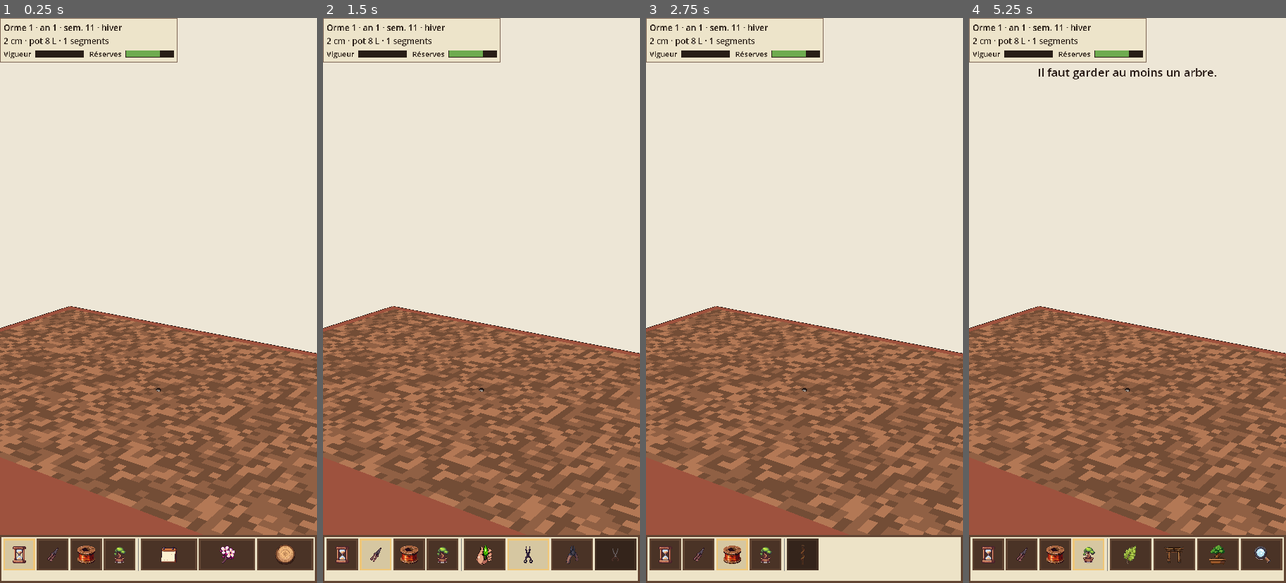
Above: before the commit, frames 1-4 (left to right).
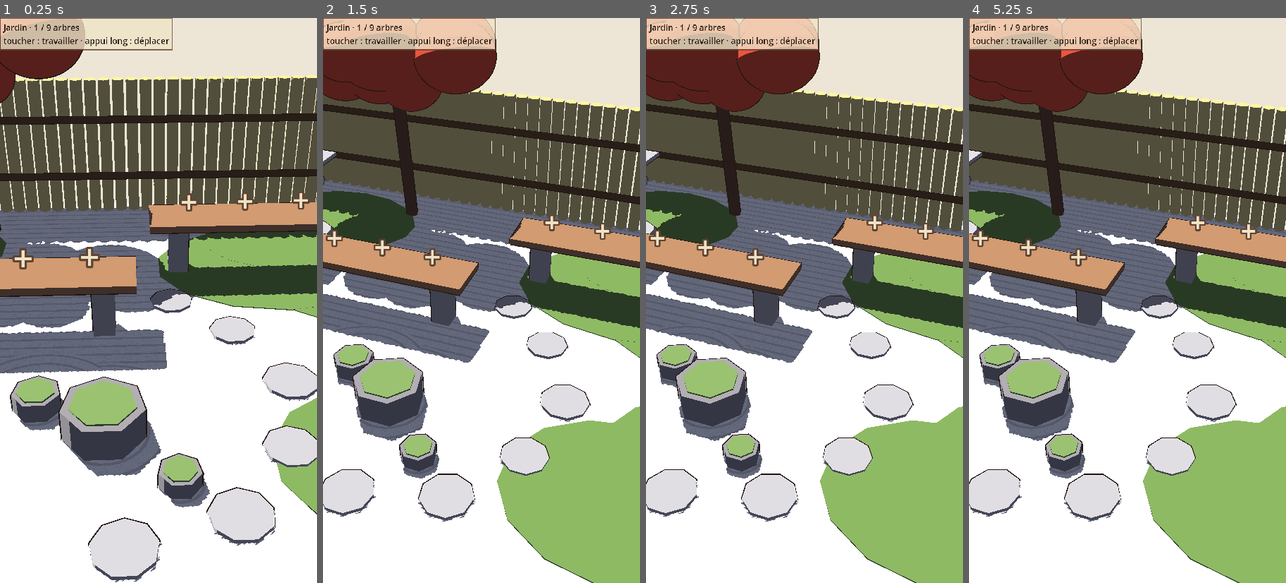
Above: after the commit, the same moments.

Repository: Ankool29/bonzai
Game: Godot game, scene res://scenes/main.tscn
The game is run twice, just before and just after one commit, with the same random seed, the same clock (stepped at 60 frames per second) and the same inputs.
Inputs (mouse positions are in pixels of both pictures, inside the frame that each line leads up to):
- Up to frame 1 (0.25 s): no input
- Up to frame 2 (1.5 s): click (342, 554) at 0.52 s; click (376, 554) at 1.27 s
- Up to frame 3 (2.75 s): click (731, 554) at 2.02 s
- Up to frame 4 (5.25 s): click (1089, 554) at 2.77 s; click (1175, 554) at 3.52 s; click (1251, 68) at 4.25 s, where only the run before the commit has a clickable "Suppr."; click (1127, 537) at 5 s, where only the run before the commit has a clickable "Fermer"

The runs differ from the first frame. In frame 1, 90% of the frame differs, in the area x 0-100%, y 0-100%; in frame 2, 92%; in frame 3, 92%; in frame 4, 92%.

Commit message:
Étape 22 : jardin d'exposition japonais (9 places, toucher pour travailler, appui long pour déplacer)
Co-Authored-By: Claude Opus 5.5 <noreply@anthropic.com>
Claude-Session: https://claude.ai/code/session_01MAppfJEzF7Td7hJP7q14tM

Diff:
--- /dev/null
+++ b/scripts/exhibit.gd
@@ -0,0 +1,187 @@
+class_name Exhibit
+extends Node3D
+## Jardin d'exposition (étape 22) : cour japonaise vue de trois quarts, 9 emplacements pour les bonsaïs.
+## Inspiré du jardin du musée du bonsaï d'Omiya : gravier ratissé, pierres moussues, pas japonais,
+## palissade de bambou, lanterne, tsukubai, tablettes (tana) et socle d'honneur.
+
+const STONES := [Vector3(0.6, -1.6, 0.42), Vector3(1.3, -1.2, 0.25), Vector3(-0.1, -2.3, 0.2)]  # x, z, rayon
+const TANAS := [Vector3(-1.6, 1.7, 3.0), Vector3(1.9, 0.2, 3.0)]  # x, z, longueur
+const TANA_TOP := 0.81
+const HONOR := Vector3(-2.9, 0.55, -1.6)  # dessus du tronçon d'honneur
+
+var slots: Array[Vector3] = []   # dessus de chaque emplacement
+var nodes := {}                  # emplacement -> arbre dessiné (cache)
+var plus := {}                   # emplacement -> « + »
+
+
+func _init() -> void:
+	for t in TANAS:
+		for i in 4:
+			slots.append(Vector3(t.x + (i - 1.5) * t.z / 4.0, TANA_TOP, t.y))
+	slots.append(HONOR)
+	_decor()
+	for s in slots.size():
+		var l := Label3D.new()
+		l.text = "+"
+		l.font_size = 160
+		l.outline_size = 40
+		l.pixel_size = 0.0025
+		l.modulate = Color(0.94, 0.89, 0.78)
+		l.outline_modulate = Color(0.38, 0.27, 0.2)
+		l.billboard = BaseMaterial3D.BILLBOARD_ENABLED
+		l.no_depth_test = true
+		l.position = slots[s] + Vector3(0, 0.2, 0)
+		add_child(l)
+		plus[s] = l
+
+
+## (Re)dessine l'arbre d'un emplacement, à sa date ; gardé tel quel jusqu'au prochain appel.
+func show_tree(s: int, sim: TreeSim) -> void:
+	clear(s)
+	var n := Node3D.new()
+	var m := TreeMesh.build(sim, PackedInt32Array(), sim.week, sim.week, true)
+	var mats := [TreeMesh.bark_material(sim), TreeMesh.toon(0, Color.WHITE, false, 2), TreeMesh.toon(0, Color.WHITE, false, 2)]
+	mats[1].set_shader_parameter("autumn_color", sim.autumn_color)
+	mats[2].set_shader_parameter("deciduous", false)
+	for k in 3:
+		var mi := MeshInstance3D.new()
+		mi.mesh = m[k]
+		mi.material_override = mats[k]
+		TreeMesh.set_time(mats[k], sim.week, sim.week, sim.week)
+		n.add_child(mi)
+	var kp := pow(sim.pot_volume / 8.0, 1.0 / 3.0)  # même pot que l'écran de travail
+	var b := BoxMesh.new()
+	b.size = Vector3(0.32, 0.05, 0.22) * kp
+	_mesh(n, b, TreeMesh.toon(0, Color(0.55, 0.28, 0.2), true), Vector3(0, -0.026 * kp, 0))
+	var pl := PlaneMesh.new()
+	pl.size = Vector2(0.3, 0.2) * kp
+	_mesh(n, pl, TreeMesh.toon(3, Color(0.5, 0.33, 0.22)), Vector3(0, 0.0005, 0))
+	n.set_meta("dy", 0.051 * kp)  # le pot repose sur l'emplacement
+	add_child(n)
+	nodes[s] = n
+	place(s)
+
+
+func clear(s: int) -> void:
+	if nodes.has(s):
+		nodes[s].queue_free()
+		nodes.erase(s)
+	plus[s].visible = true
+
+
+## Échange le contenu de deux emplacements (arbres dessinés compris).
+func swap(a: int, b: int) -> void:
+	var na: Node3D = nodes.get(a)
+	var nb: Node3D = nodes.get(b)
+	nodes.erase(a)
+	nodes.erase(b)
+	if na:
+		nodes[b] = na
+	if nb:
+		nodes[a] = nb
+	place(a)
+	place(b)
+
+
+## Remet l'arbre d'un emplacement à sa place (après l'avoir soulevé) ; montre le « + » s'il est libre.
+func place(s: int) -> void:
+	plus[s].visible = not nodes.has(s)
+	if nodes.has(s):
+		nodes[s].position = slots[s] + Vector3(0, nodes[s].get_meta("dy"), 0)
+
+
+func _mesh(parent: Node3D, mesh: Mesh, mat: Material, pos: Vector3) -> MeshInstance3D:
+	var mi := MeshInstance3D.new()
+	mi.mesh = mesh
+	mi.material_override = mat
+	mi.position = pos
+	parent.add_child(mi)
+	return mi
+
+
+func _cyl(r: float, h: float, c: Color, pos: Vector3, seg := 10, outline := true) -> MeshInstance3D:
+	var m := CylinderMesh.new()
+	m.top_radius = r
+	m.bottom_radius = r
+	m.height = h
+	m.radial_segments = seg
+	m.rings = 1
+	return _mesh(self, m, _mat(c, outline), pos + Vector3(0, h / 2.0, 0))
+
+
+func _box(size: Vector3, c: Color, pos: Vector3) -> MeshInstance3D:
+	var m := BoxMesh.new()
+	m.size = size
+	return _mesh(self, m, _mat(c, true), pos + Vector3(0, size.y / 2.0, 0))
+
+
+## Matériau du décor : contour plus épais que celui des arbres, le jardin se voit de loin.
+func _mat(c: Color, outline: bool) -> ShaderMaterial:
+	var m := TreeMesh.toon(0, c, outline)
+	if outline:
+		m.next_pass.set_shader_parameter("width", 0.012)
+	return m
+
+
+func _decor() -> void:
+	var rng := RandomNumberGenerator.new()  # décor toujours le même, sans toucher au hasard des arbres
+	rng.seed = 4
+	# gravier ratissé : lignes droites, ondes autour des pierres (motif 5 du shader)
+	var g := PlaneMesh.new()
+	g.size = Vector2(10, 8)
+	var gm := TreeMesh.toon(5, Color(0.84, 0.82, 0.75))
+	gm.set_shader_parameter("stones", PackedVector3Array(STONES))
+	_mesh(self, g, gm, Vector3.ZERO)
+	# îlots de mousse aux bords irréguliers
+	for mo in [[-2.9, -1.6, 1.5], [-2.2, 2.0, 1.9], [3.2, 2.2, 1.4], [3.6, -2.5, 1.0]]:
+		for j in 3:
+			var c := _cyl(mo[2] * rng.randf_range(0.6, 0.85), 0.01 + j * 0.002, Color(0.38, 0.48, 0.24), Vector3(mo[0], 0, mo[1]), 14, false)
+			c.position += Vector3(rng.randf_range(-0.4, 0.4), 0, rng.randf_range(-0.4, 0.4)) * mo[2]
+			c.scale = Vector3(rng.randf_range(0.9, 1.2), 1, rng.randf_range(0.7, 0.95))
+	# pas japonais
+	for p in [Vector2(1.2, -3.6), Vector2(0.4, -3.0), Vector2(-0.6, -2.7), Vector2(-1.2, -1.9), Vector2(-1.4, -0.9), Vector2(-0.9, 0.1), Vector2(-0.2, 0.8)]:
+		_cyl(rng.randf_range(0.22, 0.3), 0.04, Color(0.59, 0.57, 0.53), Vector3(p.x, 0, p.y), 9)
+	# trois pierres moussues
+	for s in STONES:
+		_cyl(s.z, s.z * 0.85, Color(0.47, 0.45, 0.42), Vector3(s.x, 0, s.y), 7)
+		_cyl(s.z * 0.8, 0.02, Color(0.41, 0.5, 0.27), Vector3(s.x, s.z * 0.85, s.y), 7, false)
+	# palissade de bambou au fond
+	for i in 48:
+		_cyl(0.1, 2.1, Color(0.7, 0.63, 0.38), Vector3(-5.0 + i * 0.21, 0, 3.8), 6, false)
+	for y in [0.6, 1.5]:
+		_box(Vector3(10, 0.08, 0.08), Color(0.36, 0.27, 0.17), Vector3(0, y, 3.62))
+	# lanterne de pierre
+	var ls := Color(0.6, 0.58, 0.54)
+	var lp := Vector3(3.6, 0, 1.6)
+	_cyl(0.32, 0.18, ls, lp, 6)
+	_cyl(0.12, 0.8, ls, lp + Vector3(0, 0.18, 0), 6)
+	_box(Vector3(0.42, 0.1, 0.42), ls, lp + Vector3(0, 0.98, 0))
+	_box(Vector3(0.3, 0.32, 0.3), Color(0.93, 0.84, 0.59), lp + Vector3(0, 1.08, 0))
+	_box(Vector3(0.76, 0.06, 0.76), ls, lp + Vector3(0, 1.4, 0))
+	_cyl(0.12, 0.22, ls, lp + Vector3(0, 1.46, 0), 6)
+	# tsukubai et son bambou verseur
+	var tp := Vector3(3.5, 0, -2.5)
+	_cyl(0.4, 0.45, Color(0.51, 0.49, 0.46), tp, 10)
+	_cyl(0.3, 0.02, Color(0.27, 0.38, 0.42), tp + Vector3(0, 0.44, 0), 10, false)
+	_cyl(0.05, 0.8, Color(0.67, 0.59, 0.35), tp + Vector3(0.9, 0, 0.2), 5)
+	var spout := _cyl(0.035, 0.8, Color(0.67, 0.59, 0.35), tp + Vector3(0.5, 0.62, 0.1), 5)
+	spout.rotation = Vector3(0, -0.25, PI / 2 - 0.2)
+	spout.position.y = 0.66
+	# érable du jardin (momiji) au fond
+	var tr := _cyl(0.1, 2.4, Color(0.36, 0.26, 0.18), Vector3(2.5, 0, 3.0), 8)
+	tr.rotation.z = -0.06
+	for i in 12:
+		var sp := SphereMesh.new()
+		var r := rng.randf_range(0.45, 0.75)
+		sp.radius = r
+		sp.height = r * 1.7
+		_mesh(self, sp, _mat(Color(0.73, 0.28, 0.19), true),
+				Vector3(2.5 + rng.randf_range(-1.3, 1.3), 2.6 + rng.randf_range(-0.3, 0.6), 3.0 + rng.randf_range(-0.6, 0.4)))
+	# tablettes d'exposition : planche de bois sur deux poteaux de pierre
+	for t in TANAS:
+		for k in [-0.42, 0.42]:
+			_box(Vector3(0.26, 0.72, 0.26), Color(0.55, 0.53, 0.49), Vector3(t.x + k * t.z, 0, t.y))
+		_box(Vector3(t.z + 0.3, 0.09, 0.7), Color(0.55, 0.4, 0.27), Vector3(t.x, 0.72, t.y))
+	# socle d'honneur : tronçon de bois sur l'îlot de mousse
+	_cyl(0.42, HONOR.y, Color(0.45, 0.32, 0.21), Vector3(HONOR.x, 0, HONOR.z), 12)
+	_cyl(0.4, 0.004, Color(0.69, 0.55, 0.38), Vector3(HONOR.x, HONOR.y, HONOR.z), 12, false)
--- a/scripts/garden.gd
+++ b/scripts/garden.gd
@@ -7,6 +7,8 @@
 var trees: Array[TreeSim] = []
 var names: Array[String] = []
 var ids: Array[int] = []
+var slots: Array[int] = []   # emplacement de chaque arbre dans le jardin d'exposition (0 à SLOTS - 1)
+const SLOTS := 9
 var current := 0
 var next_id := 1
 
@@ -27,16 +29,18 @@
 		trees.append(t)
 		ids.append(d["ids"][k])
 		names.append(d["names"][k])
+		slots.append(d["slots"][k] if d.has("slots") else k)  # anciennes sauvegardes : places dans l'ordre
 	current = clampi(current, 0, maxi(trees.size() - 1, 0))
 
 
-## Nouvel arbre, mis en pot début mars de l'année 1 ; devient l'arbre ouvert.
-func add(species: Dictionary) -> void:
+## Nouvel arbre à l'emplacement donné, mis en pot début mars de l'année 1 ; devient l'arbre ouvert.
+func add(species: Dictionary, slot: int) -> void:
 	var t := TreeSim.new()
 	t.reset(randi(), species)
 	trees.append(t)
 	ids.append(next_id)
 	names.append("%s %d" % [t.name.split(" ")[0], next_id])
+	slots.append(slot)
 	next_id += 1
 	current = trees.size() - 1
 	save_tree(current)
@@ -48,13 +52,19 @@
 	trees.remove_at(i)
 	ids.remove_at(i)
 	names.remove_at(i)
+	slots.remove_at(i)
 	current = clampi(current if current < i else current - 1, 0, trees.size() - 1)
 	save_index()
 
 
 func save_index() -> void:
 	var f := FileAccess.open(INDEX, FileAccess.WRITE)
-	f.store_var({"current": current, "next_id": next_id, "ids": ids, "names": names})
+	f.store_var({"current": current, "next_id": next_id, "ids": ids, "names": names, "slots": slots})
+
+
+## Arbre posé sur un emplacement, -1 s'il est libre.
+func at(slot: int) -> int:
+	return slots.find(slot)
 
 
 func save_tree(i: int) -> void:
--- a/scripts/main.gd
+++ b/scripts/main.gd
@@ -6,7 +6,16 @@
 
 var garden := Garden.new()
 var sim: TreeSim             # arbre ouvert
-var garden_panel: PanelContainer   # panneau plein écran : jardin ou rempotage
+var garden_panel: PanelContainer   # panneau plein écran : nouvel arbre ou rempotage
+var exhibit := Exhibit.new()       # jardin d'exposition (étape 22)
+var in_garden := false             # vue du jardin ; sinon écran de travail de l'arbre ouvert
+var sun := DirectionalLight3D.new()
+var max_dist := 2.0                # recul maximal de la caméra
+var press_ms := 0                  # début du toucher (appui long)
+var lifted := -1                   # emplacement de l'arbre soulevé, -1 si aucun
+var pending_open := -1             # emplacement à ouvrir quand la caméra a fini de s'approcher
+var remove_ms := 0                 # premier appui sur « Retirer » (confirmation)
+var gauges: HBoxContainer
 var pot_mi := MeshInstance3D.new()
 var soil_mi := MeshInstance3D.new()
 var wood_mi := MeshInstance3D.new()
@@ -88,12 +97,12 @@
 	var we := WorldEnvironment.new()
 	we.environment = env
 	world.add_child(we)
-	var sun := DirectionalLight3D.new()
 	sun.rotation_degrees = Vector3(-55, 35, 0)
 	sun.light_energy = 1.1
 	sun.shadow_enabled = false  # pas d'ombres pendant le travail (chauffe) ; elles serviront à l'exposition
 	sun.directional_shadow_max_distance = 3.0  # ombres nettes sur la petite scène
 	world.add_child(sun)
+	world.add_child(exhibit)
 	world.add_child(wood_mi)
 	world.add_child(leaves_mi)
 	leaves_mi.material_override = TreeMesh.toon(0, Color.WHITE, false, 2)
@@ -118,8 +127,8 @@
 	_build_ui()
 	garden.load_all()
 	if garden.trees.is_empty():
-		garden.add(Species.ELM)
-	_open(garden.current)
+		garden.add(Species.ELM, Garden.SLOTS - 1)  # premier arbre sur le socle d'honneur
+	_enter_garden()
 
 
 ## Pot rectangulaire en terre cuite, terre d'akadama en granulés.
@@ -217,7 +226,7 @@
 	info = Label.new()
 	info.add_theme_font_size_override("font_size", int(19 * ui_scale))
 	tbox.add_child(info)
-	var gauges := HBoxContainer.new()  # jauges de vigueur et de réserves
+	gauges = HBoxContainer.new()  # jauges de vigueur et de réserves
 	tbox.add_child(gauges)
 	for k in 2:
 		var l := Label.new()
@@ -270,9 +279,10 @@
 		b.add_theme_stylebox_override("normal", _box(ORANGE, GOLD))
 		b.add_theme_stylebox_override("hover", _box(ORANGE, GOLD))
 	_button(pages[3], "Feuilles", _toggle_leaves, "feuilles")
-	_button(pages[3], "Jardin", _show_garden, "jardin")
+	_button(pages[3], "Jardin", _enter_garden, "jardin")
 	_button(pages[3], "Rempoter", _show_repot, "rempoter")
 	_button(pages[3], "Recentrer", _recenter, "recentrer")
+	_button(pages[3], "Retirer", _remove, "retirer")
 	_tab(0)
 	# Chargement : une feuille qui tourne au milieu de l'écran pendant le calcul de la période.
 	loader = Polygon2D.new()
@@ -342,60 +352,137 @@
 	garden_panel.visible = true
 
 
-## Jardin : une ligne par arbre (toucher pour l'ouvrir, « Suppr. » deux fois pour le supprimer),
-## puis les boutons pour mettre un nouvel arbre en pot.
-func _show_garden() -> void:
+## Jardin d'exposition : tous les arbres à leur place, ombres actives ; seul l'arbre retravaillé est redessiné.
+func _enter_garden() -> void:
 	if _busy():
 		return
+	_clear_cut()
+	for i in garden.trees.size():
+		if not exhibit.nodes.has(garden.slots[i]) or garden.trees[i] == sim:
+			exhibit.show_tree(garden.slots[i], garden.trees[i])
+	if sim and not in_garden:
+		target += exhibit.slots[garden.slots[garden.current]]  # même vue : l'arbre a repris sa place
+	in_garden = true
+	_mode()
+	_garden_info()
+	goal_target = Vector3(0, 0.6, 0)
+	goal_dist = 9.0
+	gliding = true
+
+
+## Écran de travail de l'arbre posé sur l'emplacement s.
+func _work(s: int) -> void:
+	target -= exhibit.slots[s]  # l'arbre de travail est à l'origine
+	in_garden = false
+	_mode()
+	_open(garden.at(s))
+
+
+func _mode() -> void:
+	exhibit.visible = in_garden
+	for n in [wood_mi, leaves_mi, needles_mi, pot_mi, soil_mi, overlay]:
+		n.visible = not in_garden
+	panel.visible = not in_garden
+	gauges.visible = not in_garden
+	sun.shadow_enabled = in_garden  # ombres seulement à l'exposition (chauffe)
+	sun.directional_shadow_max_distance = 16.0 if in_garden else 3.0
+	max_dist = 14.0 if in_garden else 2.0
+	cam.near = 0.05 if in_garden else 0.005  # précision de profondeur sur toute la cour
+
+
+func _garden_info() -> void:
+	info.text = "Jardin · %d / %d arbres\ntoucher : travailler · appui long : déplacer" % [garden.trees.size(), Garden.SLOTS]
+
+
+## Emplacement sous le doigt (le pot ou l'arbre), -1 si aucun.
+func _slot_at(pos: Vector2) -> int:
+	var best := -1
+	var bd := 70.0 * ui_scale
+	for s in exhibit.slots.size():
+		var i := garden.at(s)
+		var p: Vector3 = exhibit.slots[s]
+		var q := p + Vector3(0, garden.trees[i].height() if i >= 0 and s != lifted else 0.25, 0)
+		if cam.is_position_behind(p) or cam.is_position_behind(q):
+			continue
+		var d := Geometry2D.get_closest_point_to_segment(pos, cam.unproject_position(p), cam.unproject_position(q)).distance_to(pos)
+		if d < bd:
+			bd = d
+			best = s
+	return best
+
+
+## Toucher dans le jardin : la caméra s'approche de l'arbre puis passe au travail ; un « + » propose un nouvel arbre.
+func _garden_tap(pos: Vector2) -> void:
+	var s := _slot_at(pos)
+	if s < 0:
+		return
+	var i := garden.at(s)
+	if i < 0:
+		_show_add(s)
+		return
+	var h := garden.trees[i].height()
+	goal_target = exhibit.slots[s] + Vector3(0, maxf(0.05, h * 0.45), 0)
+	goal_dist = maxf(0.35, h * 1.6)
+	gliding = true
+	pending_open = s
+
+
+## L'arbre soulevé suit le doigt, un peu au-dessus des tablettes.
+func _carry(pos: Vector2) -> void:
+	var o := cam.project_ray_origin(pos)
+	var d := cam.project_ray_normal(pos)
+	if d.y > -0.01:
+		return
+	exhibit.nodes[lifted].position = o + d * ((0.95 - o.y) / d.y)
+
+
+## Dépose l'arbre soulevé sur l'emplacement visé ; échange si la place est prise.
+func _drop(pos: Vector2) -> void:
+	var src := lifted
+	lifted = -1
+	var s := _slot_at(pos)
+	if s < 0 or s == src:
+		exhibit.place(src)
+		return
+	var b := garden.at(s)
+	garden.slots[garden.at(src)] = s
+	if b >= 0:
+		garden.slots[b] = src
+	exhibit.swap(src, s)
+	garden.save_index()
+
+
+func _show_add(s: int) -> void:
 	for c in garden_panel.get_children():
 		c.queue_free()
 	var box := VBoxContainer.new()
+	box.alignment = BoxContainer.ALIGNMENT_CENTER
 	garden_panel.add_child(box)
-	var top := Control.new()
-	top.custom_minimum_size.y = 60 * ui_scale
-	box.add_child(top)
-	var scroll := ScrollContainer.new()
-	scroll.size_flags_vertical = Control.SIZE_EXPAND_FILL
-	box.add_child(scroll)
-	var list := VBoxContainer.new()
-	list.size_flags_horizontal = Control.SIZE_EXPAND_FILL
-	scroll.add_child(list)
-	for i in garden.trees.size():
-		var t := garden.trees[i]
-		var row := HBoxContainer.new()
-		list.add_child(row)
-		var age := (t.week - t.planted) / 52
-		var label := "%s · %d an%s · %d cm" % [garden.names[i], age, "s" if age > 1 else "", roundi(t.height() * 100.0)]
-		var open := _button(row, ("> " if i == garden.current else "") + label, func():
+	for sp in [Species.ELM, Species.PINE, Species.MAPLE]:
+		_button(box, "+ " + str(sp["name"]), func():
 			garden_panel.visible = false
-			_open(i))
-		open.size_flags_stretch_ratio = 4.0
-		var del := _button(row, "Suppr.", Callable())
-		del.pressed.connect(func():
-			if garden.trees.size() <= 1:
-				_say("Il faut garder au moins un arbre.")
-			elif del.text != "Sûr ?":
-				del.text = "Sûr ?"
-			else:
-				var was_open := i == garden.current
-				garden.remove(i)
-				if was_open:
-					_open(garden.current)
-				_show_garden())
-	var row2 := HBoxContainer.new()
-	box.add_child(row2)
-	for sp in [Species.ELM, Species.PINE, Species.MAPLE]:
-		_button(row2, "+ " + str(sp["name"]).split(" ")[0], func():
-			garden_panel.visible = false
-			garden.add(sp)
-			_open(garden.current))
-	var row3 := HBoxContainer.new()
-	box.add_child(row3)
-	_button(row3, "Fermer", func(): garden_panel.visible = false)
-	var bottom := Control.new()
-	bottom.custom_minimum_size.y = 40 * ui_scale
-	box.add_child(bottom)
+			garden.add(sp, s)
+			exhibit.show_tree(s, garden.trees[-1])
+			_garden_info())
+	_button(box, "Annuler", func(): garden_panel.visible = false)
 	garden_panel.visible = true
+
+
+## « Retirer » deux fois de suite : l'arbre ouvert quitte le jardin (son fichier est supprimé).
+func _remove() -> void:
+	if _busy():
+		return
+	if Time.get_ticks_msec() - remove_ms > 3000:
+		remove_ms = Time.get_ticks_msec()
+		_say("Toucher encore « Retirer » pour enlever définitivement cet arbre.")
+		return
+	remove_ms = 0
+	var s := garden.slots[garden.current]
+	exhibit.clear(s)
+	garden.remove(garden.current)
+	sim = null
+	target += exhibit.slots[s]
+	_enter_garden()
 
 
 func _button(parent: Control, text: String, cb: Callable, icon := "") -> Button:
@@ -449,8 +536,21 @@
 		var k := 1.0 - exp(-delta * 8.0)
 		target = target.lerp(goal_target, k)
 		dist = lerpf(dist, goal_dist, k)
+		if in_garden and pending_open < 0:  # retour au jardin : vue de trois quarts depuis l'entrée
+			yaw = lerp_angle(yaw, PI + 0.35, k)
+			pitch = lerpf(pitch, 0.6, k)
 		gliding = target.distance_to(goal_target) > 0.0005 or absf(dist - goal_dist) > 0.0005
 		_update_cam()
+		if not gliding and pending_open >= 0:
+			var s := pending_open
+			pending_open = -1
+			_work(s)
+	# appui long dans le jardin : on soulève l'arbre
+	if in_garden and lifted < 0 and touches.size() == 1 and not tap_moved and Time.get_ticks_msec() - press_ms > 450:
+		var s := _slot_at(tap_start)
+		if s >= 0 and garden.at(s) >= 0:
+			lifted = s
+			_carry(tap_start)
 	if task >= 0:
 		loader.rotation += delta * 4.0
 		if not WorkerThreadPool.is_task_completed(task):
@@ -645,11 +745,12 @@
 func _unhandled_input(ev: InputEvent) -> void:
 	if ev is InputEventScreenTouch:
 		if ev.pressed:
-			if panel.get_global_rect().has_point(ev.position):
+			if panel.visible and panel.get_global_rect().has_point(ev.position):
 				return
 			touches[ev.index] = ev.position
 			if touches.size() == 1:
 				tap_start = ev.position
+				press_ms = Time.get_ticks_msec()
 				tap_moved = false
 				# doigt posé sur le repère : on le fait glisser le long de la branche, ou on plie la branche ligaturée
 				# avec le fil : le rond se déplace le long de la branche ; attraper la branche au-delà du rond la plie
@@ -680,6 +781,12 @@
 				mid = (p[0] + p[1]) * 0.5
 		elif touches.has(ev.index):
 			touches.erase(ev.index)
+			if in_garden and touches.is_empty():
+				if lifted >= 0:
+					_drop(ev.position)
+				elif not tap_moved:
+					_garden_tap(ev.position)
+				return
 			if dragging_bend and touches.is_empty():
 				dragging_bend = false
 				var ang := bend_q.get_angle()
@@ -713,7 +820,10 @@
 		touches[ev.index] = ev.position
 		if ev.position.distance_to(tap_start) > 12.0 * ui_scale:
 			tap_moved = true
-		if touches.size() == 1 and dragging_bend:
+		if in_garden and lifted >= 0:
+			if touches.size() == 1:
+				_carry(ev.position)
+		elif touches.size() == 1 and dragging_bend:
 			# tirer une flèche : le bout de la branche se déplace le long de cet axe (rotation autour du point de pli)
 			var hp := _bend_handle()
 			var e: Vector3 = AXES[bend_axis]
@@ -731,7 +841,7 @@
 			_move_cut(ev.position)
 		elif touches.size() == 1 and tap_moved:
 			yaw -= ev.relative.x * 0.008
-			pitch = clampf(pitch + ev.relative.y * 0.006, -1.5, 1.5)  # dessus comme dessous
+			pitch = clampf(pitch + ev.relative.y * 0.006, 0.15 if in_garden else -1.5, 1.5)  # dessus comme dessous (pas sous le jardin)
 			gliding = false
 			_update_cam()
 		elif touches.size() == 2:
@@ -739,7 +849,7 @@
 			var p: Array = touches.values()
 			var m: Vector2 = (p[0] + p[1]) * 0.5
 			if pinch > 0.0 and d > 0.0:
-				dist = clampf(dist * pinch / d, MIN_DIST, 2.0)
+				dist = clampf(dist * pinch / d, MIN_DIST, max_dist)
 				# glisser à deux doigts : le point visé suit les doigts, dans le plan de l'écran
 				var px := dist * 2.0 * tan(deg_to_rad(cam.fov * 0.5)) / get_viewport().get_visible_rect().size.y
 				var dm := m - mid
@@ -754,7 +864,7 @@
 			dist = maxf(dist * 0.9, MIN_DIST)
 			_update_cam()
 		elif ev.button_index == MOUSE_BUTTON_WHEEL_DOWN:
-			dist = minf(dist * 1.1, 2.0)
+			dist = minf(dist * 1.1, max_dist)
 			_update_cam()
 
 
--- a/shaders/toon.gdshader
+++ b/shaders/toon.gdshader
@@ -1,7 +1,7 @@
 // Cel shading : éclairage arrondi à 3 tons nets (lumière, mi-teinte, ombre), ombres portées nettes.
 // L'ombre prend la couleur de la lumière ambiante (bleutée), pas du gris.
 // pattern : 0 = couleur de sommet × albedo ; 1 = écorce d'orme (plaques) ; 2 = écorce de pin (fissures) ;
-// 3 = terre (granulés) ; 4 = écorce d'érable (lisse, stries). Écorce : UV.x = fraction du tour, UV.y = longueur (m), UV2.x = cellules de 2,5 mm
+// 3 = terre (granulés) ; 4 = écorce d'érable (lisse, stries) ; 5 = gravier ratissé (lignes, ondes autour des pierres). Écorce : UV.x = fraction du tour, UV.y = longueur (m), UV2.x = cellules de 2,5 mm
 // sur le tour ; couleur de sommet rgb = teinte, a = part de teinte unie (rameau de l'année, bois mort, sélection).
 shader_type spatial;
 render_mode cull_disabled, specular_disabled;
@@ -20,6 +20,7 @@
 uniform vec3 tone2 : source_color = vec3(0.5, 0.52, 0.42);
 uniform vec3 tone3 : source_color = vec3(0.72, 0.5, 0.3);
 uniform vec3 fissure : source_color = vec3(0.33, 0.28, 0.24);
+uniform vec3 stones[3];  // gravier : x, z, rayon des pierres
 
 varying vec3 wpos;
 varying float young_k;
@@ -115,6 +116,13 @@
 	} else if (pattern == 3) {
 		float k = h(floor(wpos.xz / 0.004), 4.0);
 		c = albedo.rgb * (k < 0.3 ? 1.25 : (k < 0.6 ? 1.0 : 0.8));
+	} else if (pattern == 5) {
+		float d = 9.0;
+		for (int i = 0; i < 3; i++) {
+			d = min(d, length(wpos.xz - stones[i].xy) - stones[i].z);
+		}
+		float l = d < 0.72 ? d / 0.16 : wpos.z / 0.16;  // ondes concentriques près des pierres, sinon lignes droites
+		c = albedo.rgb * (fract(l) < 0.22 ? 0.86 : 1.0) * (h(floor(wpos.xz / 0.02), 2.0) < 0.2 ? 0.95 : 1.0);
 	}
 	c = mix(c, autumn_color, autumn_k * 0.85);
 	ALBEDO = c;
Binary file added: ui/icons/retirer.png
Not shown, changed: CLAUDE.md
Not shown, changed: docs/A_CORRIGER.md
Not shown, added: docs/ETAPE22.md
